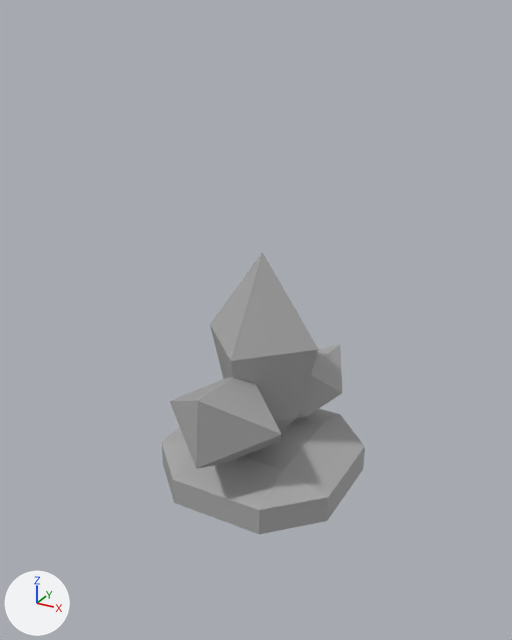
A saved change to the FBX model Assets/Models/Ore_Base.fbx.
One viewpoint serves both versions: a 50 mm camera at (0.0156, -0.0291, 0.0227) aimed at (0.0001, -0.001, 0.0086). The axes (+X, +Y, +Z) are drawn at lower left. The lights are the same throughout.
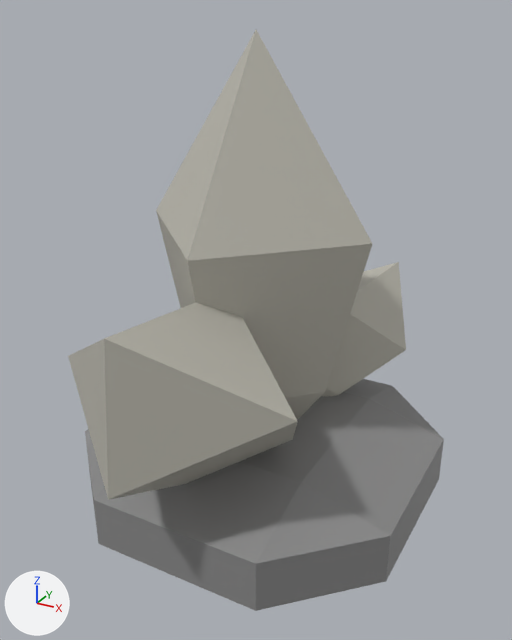
What changed in the scene script:
```text
Add mat_lambert3:
    mat_lambert3 = principled_material('lambert3')
    mat_lambert3.base_color = (0.5, 0.485, 0.423)  # grey #bcb9ae
Add mat_lambert2:
    mat_lambert2 = principled_material('lambert2')
    mat_lambert2.base_color = (0.256, 0.256, 0.256)  # grey #8a8a8a
Change me_mesh_001:
    where me_mesh_001.from_pydata(...)  # 42 vertices, 72 faces; spans x -0.284..0.202, y -0.568..0.593, z -0.447..0.426
    remove me_mesh_001.materials.append(mat_standardsurface1)  # grey #aaaaaa
    add me_mesh_001.materials.append(mat_lambert3)  # grey #bcb9ae
Change me_mesh:
    where me_mesh.from_pydata(...)  # 24 vertices, 44 faces; spans x -0.5..0.5, y -0.5..0.5, z -0.5..0.5
    remove me_mesh.materials.append(mat_standardsurface1)  # grey #aaaaaa
    add me_mesh.materials.append(mat_lambert2)  # grey #8a8a8a
Change ob_pcube3:
    ob_pcube3.location: (0.00047, -0.00055, 0.0058) -> (0.00047, -0.00082, 0.0102)
    ob_pcube3.scale: (0.0134, 0.01, 0.0134) -> (0.0255, 0.0196, 0.0255)
Change ob_pcube1:
    ob_pcube1.scale: (0.01, 0.00292, 0.01) -> (0.0175, 0.00526, 0.0175)
```

Boxes [x1, y1, x2, y2] around the edits, measured in the pictures (512 x 640 px):
'pCube3', recoloured, moved, rescaled (96% wider, 116% taller): before [170, 252, 342, 469]; after [68, 30, 406, 500]
'pCube1', recoloured, rescaled (76% wider, 85% taller): before [162, 409, 365, 534]; after [85, 379, 444, 611]
